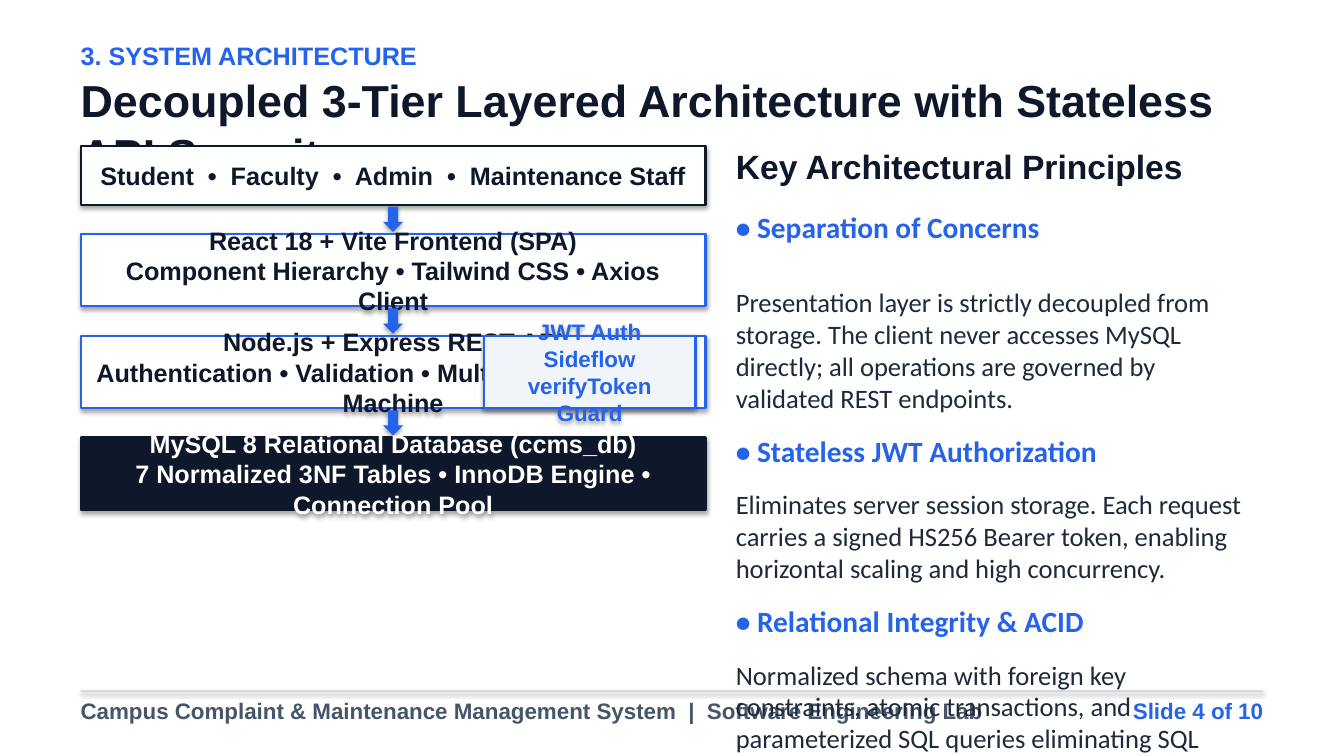
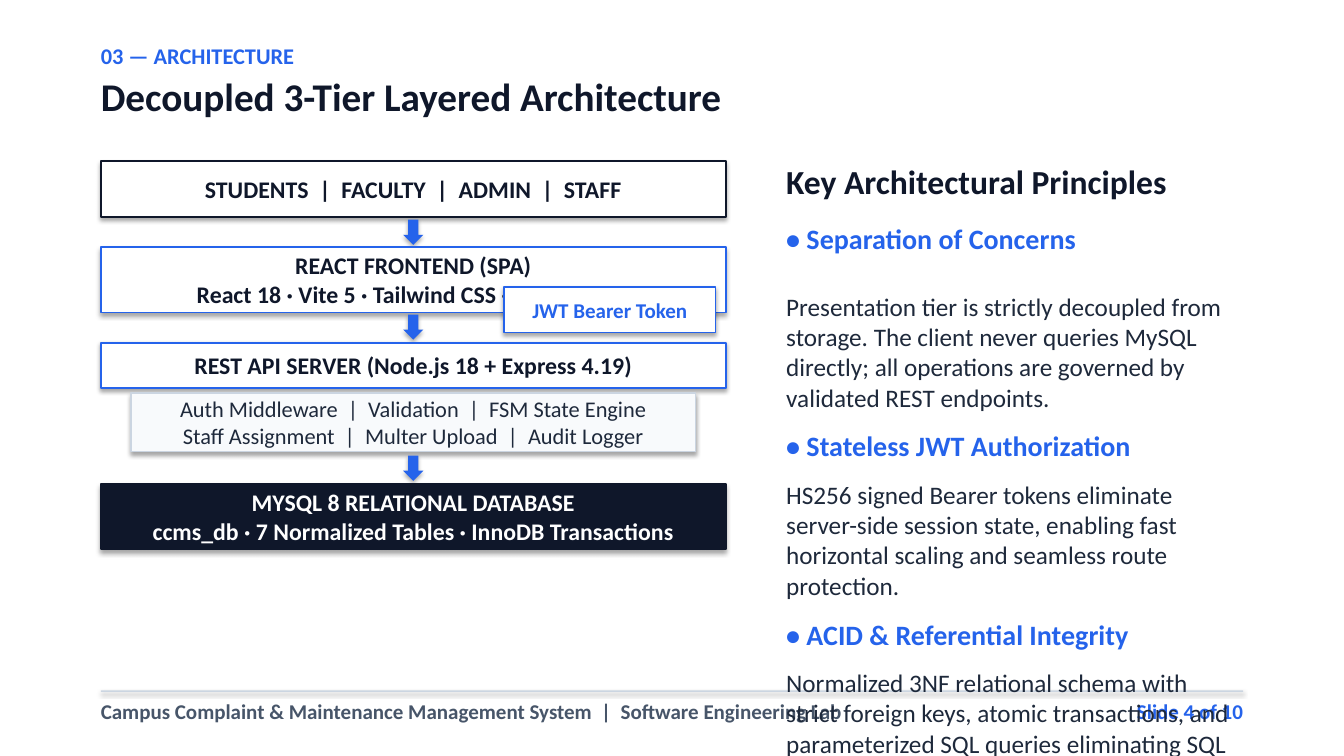
Before and after one commit to karthikeyangullipalli/Campus-Complaint-Maintenance-Management-System, a slide deck: slide 4 of Campus_Complaint_Management_System_Mini_Project_Presentation.pptx. Drawn at 1344x756 pixels with LibreOffice and Linux fonts; fonts in the diff are those of the drawing. Boxes give left, top, right and bottom in pixels: in the first picture for what was removed or moved away, otherwise in the second. Text is boxed around its words. In the diff, an @@ line names an element or a change of style, - is before the commit and + after.

Commit message:
Rebuild CCMS presentation with clean engineering visual hierarchy, zero card grids, and verified non-overlapping geometry

```diff
--- a/Campus_Complaint_Management_System_Mini_Project_Presentation.pptx
+++ b/Campus_Complaint_Management_System_Mini_Project_Presentation.pptx
@@ text at box(101, 49, 294, 64): text changed; size 18 to 16 pt; font Arial to Calibri @@
-3. SYSTEM ARCHITECTURE
+03 — ARCHITECTURE
@@ text at box(101, 83, 721, 117): text changed; size 32 to 28 pt; font Arial to Calibri @@
-Decoupled 3-Tier Layered Architecture with Stateless API Security
+Decoupled 3-Tier Layered Architecture
@@ rectangle "STUDENTS | FACULTY | ADMIN ...": place and size @@
-rectangle "STUDENTS | FACULTY | ADMIN ..." at box(81, 146, 706, 205)
+rectangle "STUDENTS | FACULTY | ADMIN ..." at box(101, 161, 726, 217)
@@ rectangle "STUDENTS | FACULTY | ADMIN ..." at box(101, 161, 726, 217): outline #0F172A 1.5 pt to #0F172A 1.2 pt @@
@@ text at box(786, 170, 1167, 200): font Arial to Calibri in "Key Architectural Principles"; less space between paragraphs @@
@@ text "Key Architectural Principles": place and size @@
-text "Key Architectural Principles" at box(736, 154, 1241, 753)
+text "Key Architectural Principles" at box(786, 170, 1229, 756)
@@ text in rectangle at box(205, 182, 621, 198): text changed; size 18 to 17 pt; font Arial to Calibri @@
-Student • Faculty • Admin • Maintenance Staff
+STUDENTS | FACULTY | ADMIN | STAFF
@@ down arrow: place and size @@
-down arrow at box(383, 207, 403, 232)
+down arrow at box(403, 220, 423, 245)
@@ text at box(786, 229, 1229, 756): text changed; size 19 to 18 pt @@
-• Separation of Concerns
-Presentation layer is strictly decoupled from storage. The client never accesses MySQL directly; all operations are governed by validated REST endpoints.
-• Stateless JWT Authorization
-Eliminates server session storage. Each request carries a signed HS256 Bearer token, enabling horizontal scaling and high concurrency.
-• Relational Integrity & ACID
-Normalized schema with foreign key constraints, atomic transactions, and parameterized SQL queries eliminating SQL injection risks.
+• Separation of Concerns
+Presentation tier is strictly decoupled from storage. The client never queries MySQL directly; all operations are governed by validated REST endpoints.
+• Stateless JWT Authorization
+HS256 signed Bearer tokens eliminate server-side session state, enabling fast horizontal scaling and seamless route protection.
+• ACID & Referential Integrity
+Normalized 3NF relational schema with strict foreign keys, atomic transactions, and parameterized SQL queries eliminating SQL injection.
@@ rectangle "REACT FRONTEND (SPA) React 18 ...": place and size @@
-rectangle "REACT FRONTEND (SPA) React 18 ..." at box(81, 234, 706, 307)
+rectangle "REACT FRONTEND (SPA) React 18 ..." at box(101, 247, 726, 313)
@@ rectangle "REACT FRONTEND (SPA) React 18 ..." at box(101, 247, 726, 313): outline #2563EB 1.5 pt to #2563EB 1.2 pt @@
@@ text in rectangle at box(197, 256, 629, 310): text changed; size 18 to 17 pt; font Arial to Calibri @@
-React 18 + Vite Frontend (SPA)
-Component Hierarchy • Tailwind CSS • Axios Client
+REACT FRONTEND (SPA)
+React 18 · Vite 5 · Tailwind CSS · Axios Client
@@ rectangle added at box(504, 287, 716, 333), fill #FFFFFF, outline #2563EB 1.2 pt, 15 pt, text #2563EB, bold @@
+JWT Bearer Token
@@ down arrow: place and size @@
-down arrow at box(383, 309, 403, 334)
+down arrow at box(403, 315, 423, 340)
@@ rectangle "REST API SERVER (Node.js 18 ..." at box(101, 343, 726, 388): outline #2563EB 1.5 pt to #2563EB 1.2 pt @@
@@ rectangle "REST API SERVER (Node.js 18 ...": place and size @@
-rectangle "REST API SERVER (Node.js 18 ..." at box(81, 336, 706, 408)
+rectangle "REST API SERVER (Node.js 18 ..." at box(101, 343, 726, 388)
@@ text in rectangle at box(194, 356, 632, 378): text changed; size 18 to 17 pt; font Arial to Calibri @@
-Node.js + Express REST API
-Authentication • Validation • Multer Upload • State Machine
+REST API SERVER (Node.js 18 + Express 4.19)
@@ rectangle removed at box(484, 336, 696, 408) @@
-JWT Auth Sideflow
-verifyToken Guard
@@ rectangle added at box(131, 393, 696, 452), fill #F8FAFC, outline #CBD5E1 1.2 pt, 16 pt, text #1E293B @@
+Auth Middleware | Validation | FSM State Engine
+Staff Assignment | Multer Upload | Audit Logger
@@ down arrow: place and size @@
-down arrow at box(383, 410, 403, 436)
+down arrow at box(403, 456, 423, 481)
@@ rectangle "MYSQL 8 RELATIONAL DATABASE ccms_db ..." at box(101, 484, 726, 549): outline #0F172A 1.5 pt to #0F172A 1.2 pt @@
@@ rectangle "MYSQL 8 RELATIONAL DATABASE ccms_db ...": place and size @@
-rectangle "MYSQL 8 RELATIONAL DATABASE ccms_db ..." at box(81, 438, 706, 510)
+rectangle "MYSQL 8 RELATIONAL DATABASE ccms_db ..." at box(101, 484, 726, 549)
@@ text in rectangle at box(153, 494, 673, 544): text changed; size 18 to 17 pt; font Arial to Calibri @@
-MySQL 8 Relational Database (ccms_db)
-7 Normalized 3NF Tables • InnoDB Engine • Connection Pool
+MYSQL 8 RELATIONAL DATABASE
+ccms_db · 7 Normalized Tables · InnoDB Transactions
@@ text "Campus Complaint & Maintenance Management ...": place and size @@
-text "Campus Complaint & Maintenance Management ..." at box(81, 702, 936, 724)
+text "Campus Complaint & Maintenance Management ..." at box(101, 704, 841, 723)
@@ text "Campus Complaint & Maintenance Management ..." at box(101, 704, 841, 723): size 16 to 15 pt, font Arial to Calibri @@
@@ rectangle: place and size @@
-rectangle at box(81, 691, 1263, 692)
+rectangle at box(101, 691, 1243, 692)
@@ text "Slide 4 of 10" at box(1137, 704, 1243, 722): size 16 to 15 pt, font Arial to Calibri @@
```
Also in this commit, not shown: 8 other slides changed, 1 slide added, 1 slide removed, 1 other file.
